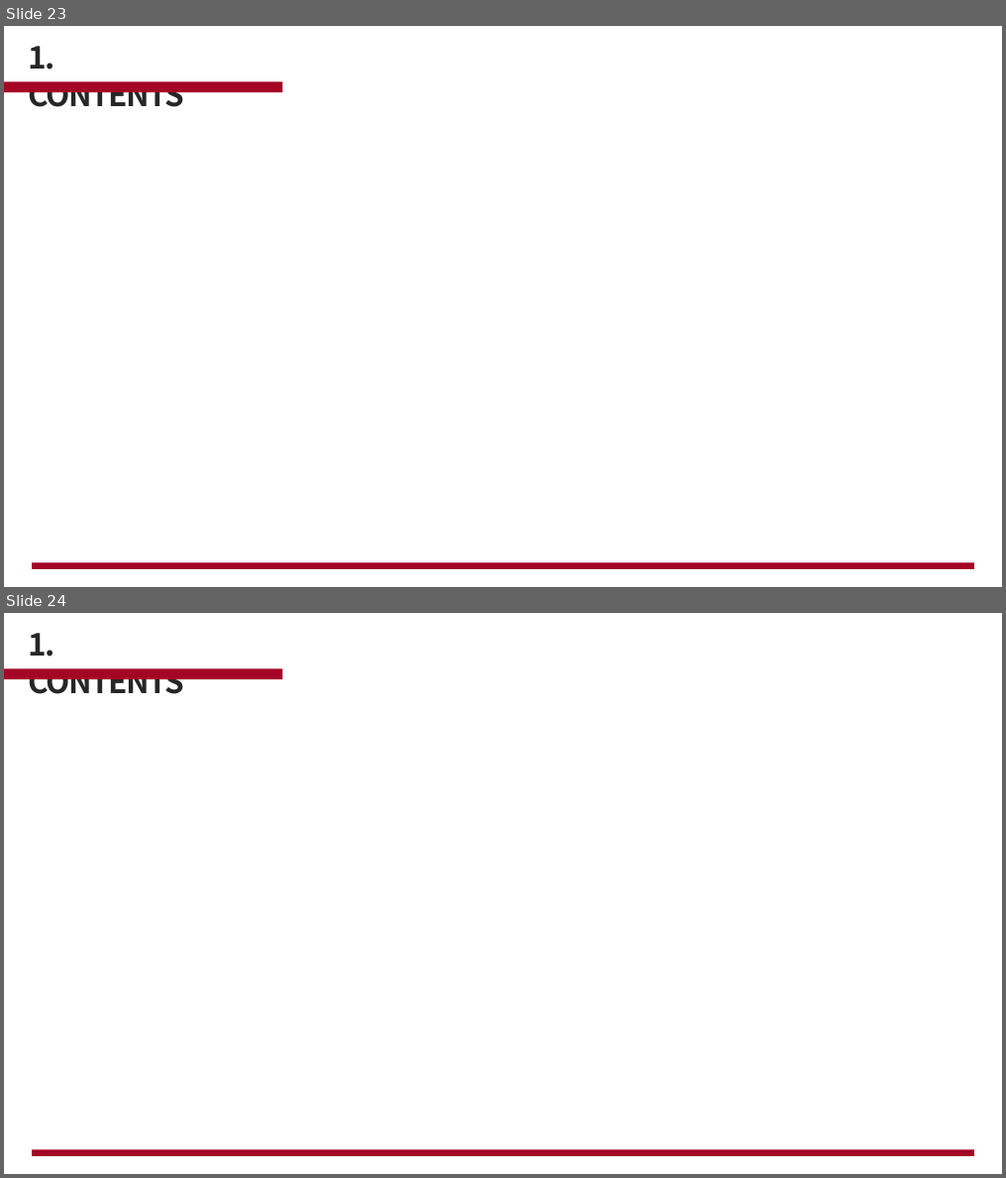
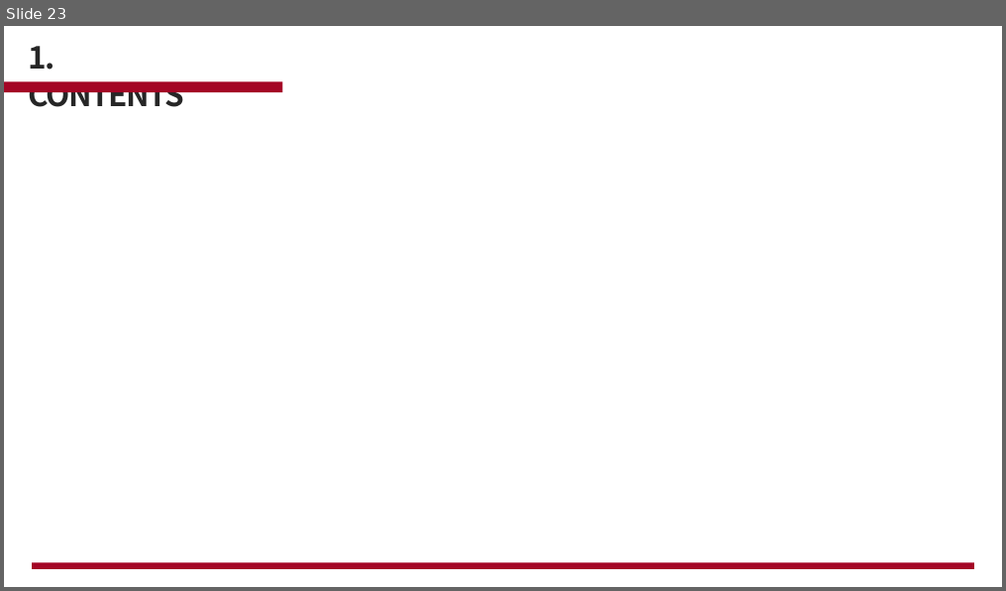
Before and after one commit to cjsgk106/fire-prediction-analysis, a slide deck: work/화재.pptx. Shown one above the other, each under a label of ours: slides 23 and 24 before the commit, slide 23 after it. The pictures are 1006x1178 and 1006x591 pixels, drawn with LibreOffice and Linux fonts; fonts in the diff are those of the drawing; background and template pictures are left out. Boxes give left, top, right and bottom in pixels: in the first picture for what was removed or moved away, otherwise in the second. Text is boxed around its words. In the diff, an @@ line names an element or a change of style, - is before the commit and + after.

```diff
--- a/work/화재.pptx
+++ b/work/화재.pptx
@@ slide 24 removed at (4, 613, 1002, 1174), background picture (left out) @@
@@ text removed at (29, 633, 184, 694) @@
-1. CONTENTS
@@ rectangle removed at (4, 669, 282, 679) @@
@@ freeform shape removed at (143, 827, 212, 891) @@
@@ rectangle removed at (32, 1150, 974, 1157) @@
```
Also in this commit, not shown: 5 slides changed, 1 slide added, 2 other slides removed.
